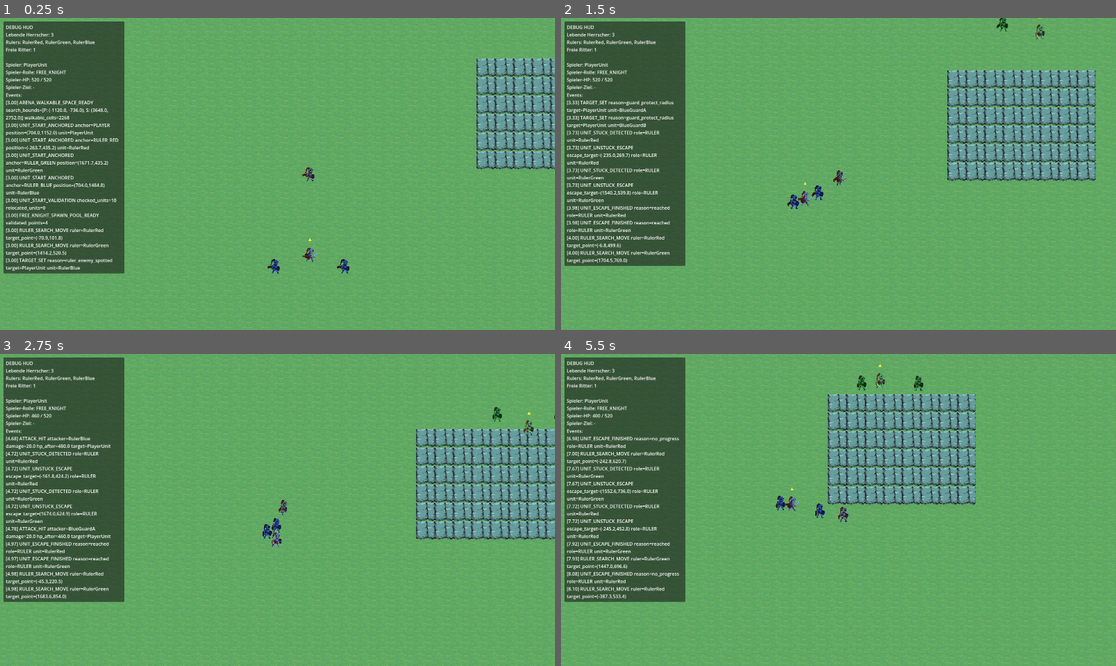
Above: before the commit, frames 1-4 (two rows, left to right).
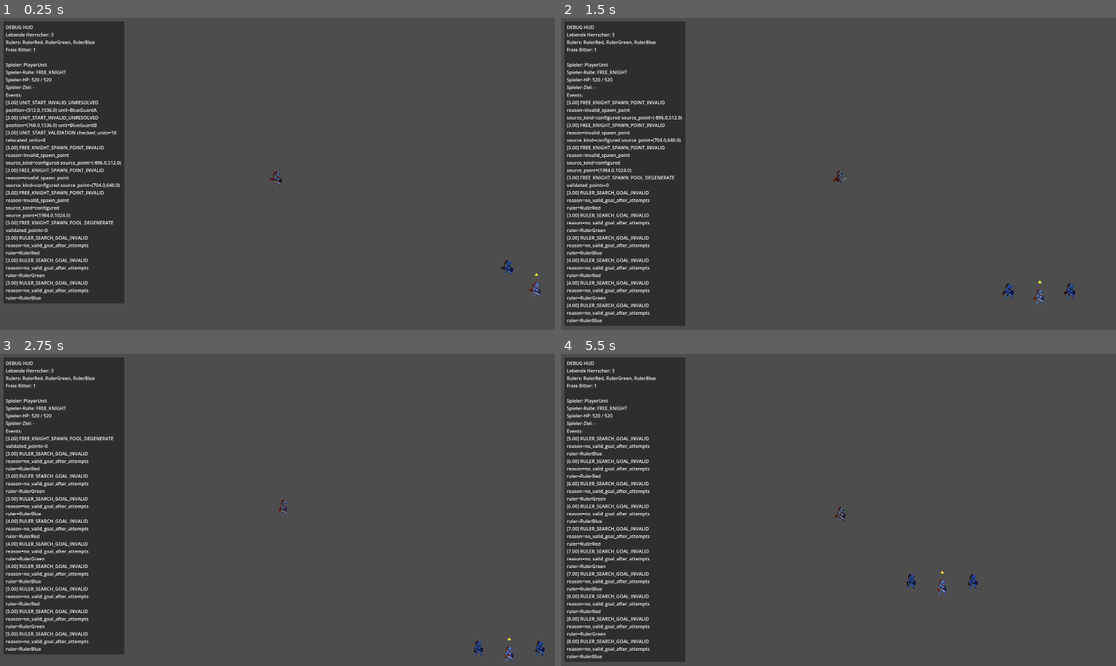
Above: after the commit, the same moments.

Repository: cblab/kingslayer
Game: Godot game, scene res://scenes/Main.tscn
The game is run twice, just before and just after one commit, with the same random seed, the same clock (stepped at 60 frames per second) and the same inputs.
Inputs (mouse positions are in pixels of both pictures, inside the frame that each line leads up to):
- Up to frame 1 (0.25 s): no input
- Up to frame 2 (1.5 s): move the mouse to (960, 158) at 0.52 s; click (960, 158) at 0.67 s; move the mouse to (727, 189) at 1.27 s; click (727, 189) at 1.42 s
- Up to frame 3 (2.75 s): move the mouse to (333, 441) at 2.02 s; click (333, 441) at 2.17 s
- Up to frame 4 (5.5 s): move the mouse to (810, 572) at 2.77 s; click (810, 572) at 2.92 s; move the mouse to (1005, 556) at 3.52 s; click (1005, 556) at 3.67 s; move the mouse to (672, 463) at 4.27 s; click (672, 463) at 4.42 s; move the mouse to (866, 510) at 5.02 s; click (866, 510) at 5.17 s

The runs differ from the first frame. In frame 1, 99% of the frame differs, in the area x 0-100%, y 0-100%; in frame 2, 98%; in frame 3, 98%; in frame 4, 99%.

Commit message:
Restructure world to editor-first TileMap layers

Diff:
--- /dev/null
+++ b/assets/Terrain/Tileset/environment_tileset.tres
@@ -0,0 +1,4 @@
+[gd_resource type="TileSet" format=3]
+
+resource_name = "environment_tileset"
+tile_size = Vector2i(64, 64)
--- a/scenes/World.tscn
+++ b/scenes/World.tscn
@@ -2,9 +2,12 @@
 
 [ext_resource type="Script" uid="uid://ddghdp5h632d3" path="res://scripts/world.gd" id="1_world_script"]
 [ext_resource type="PackedScene" path="res://scenes/units/Unit.tscn" id="2_unit_scene"]
+[ext_resource type="TileSet" path="res://assets/Terrain/Tileset/environment_tileset.tres" id="3_environment_tileset"]
 
 [node name="World" type="Node2D" unique_id=422315232]
 script = ExtResource("1_world_script")
+y_sort_enabled = true
+environment_tileset = ExtResource("3_environment_tileset")
 
 [node name="Environment" type="Node2D" parent="." unique_id=613762835]
 z_index = -100
@@ -13,23 +16,38 @@
 
 [node name="Water" type="TileMapLayer" parent="Environment/MapLayers"]
 z_index = 0
+tile_set = ExtResource("3_environment_tileset")
+
+[node name="FoamRocks" type="TileMapLayer" parent="Environment/MapLayers"]
+z_index = 5
+tile_set = ExtResource("3_environment_tileset")
 
 [node name="Ground" type="TileMapLayer" parent="Environment/MapLayers"]
 z_index = 10
+tile_set = ExtResource("3_environment_tileset")
 
 [node name="Shadows" type="TileMapLayer" parent="Environment/MapLayers"]
 z_index = 15
+tile_set = ExtResource("3_environment_tileset")
 
-[node name="Cliffs" type="TileMapLayer" parent="Environment/MapLayers"]
+[node name="Plateau" type="TileMapLayer" parent="Environment/MapLayers"]
 z_index = 20
+y_sort_enabled = true
+tile_set = ExtResource("3_environment_tileset")
 
 [node name="PropsGround" type="TileMapLayer" parent="Environment/MapLayers"]
 z_index = 40
 y_sort_enabled = true
+tile_set = ExtResource("3_environment_tileset")
 
 [node name="PropsPlateau" type="TileMapLayer" parent="Environment/MapLayers"]
 z_index = 50
 y_sort_enabled = true
+tile_set = ExtResource("3_environment_tileset")
+
+[node name="Clouds" type="TileMapLayer" parent="Environment/MapLayers"]
+z_index = 60
+tile_set = ExtResource("3_environment_tileset")
 
 [node name="TerrainCollision" type="Node2D" parent="Environment"]
 
--- a/scripts/world.gd
+++ b/scripts/world.gd
@@ -37,13 +37,7 @@
 const _ENV_COLLIDERS_ROOT_NAME := "TerrainCollision"
 const _ENVIRONMENT_ROOT_Z_INDEX := -100
 const _ENV_TILE_SIZE := Vector2i(64, 64)
-const _ENV_TERRAIN_TEXTURE_PATH := "res://assets/Terrain/Tileset/Tilemap_color3.png"
-const _ENV_WATER_TEXTURE_PATH := "res://assets/Terrain/Tileset/Water Background color.png"
-const _ENV_SHADOW_TEXTURE_PATH := "res://assets/Terrain/Tileset/Shadow.png"
-const _ENV_SOURCE_WATER := 100
-const _ENV_SOURCE_TERRAIN := 200
-const _ENV_SOURCE_SHADOW := 300
-const _TEST_MAP_VERSION := "tile_arena_v1"
+const _DEFAULT_ENV_TILESET_PATH := "res://assets/Terrain/Tileset/environment_tileset.tres"
 const _START_ANCHOR_PLAYER := "player"
 const _START_ANCHOR_RULER_RED := "ruler_red"
 const _START_ANCHOR_RULER_GREEN := "ruler_green"
@@ -57,11 +51,13 @@
 const _ARENA_BOUND_MARGIN := 32.0
 const _MAP_LAYER_CONFIGS := [
 	{"name": "Water", "z_index": 0, "y_sort_enabled": false, "y_sort_origin": 0},
+	{"name": "FoamRocks", "z_index": 5, "y_sort_enabled": false, "y_sort_origin": 0},
 	{"name": "Ground", "z_index": 10, "y_sort_enabled": false, "y_sort_origin": 0},
 	{"name": "Shadows", "z_index": 15, "y_sort_enabled": false, "y_sort_origin": 0},
-	{"name": "Cliffs", "z_index": 20, "y_sort_enabled": false, "y_sort_origin": 0},
+	{"name": "Plateau", "z_index": 20, "y_sort_enabled": true, "y_sort_origin": 0},
 	{"name": "PropsGround", "z_index": 40, "y_sort_enabled": true, "y_sort_origin": 0},
 	{"name": "PropsPlateau", "z_index": 50, "y_sort_enabled": true, "y_sort_origin": 0},
+	{"name": "Clouds", "z_index": 60, "y_sort_enabled": false, "y_sort_origin": 0},
 ]
 
 @onready var _debug_status_label: Label = $DebugHud/Panel/Margin/Content/StatusLabel
@@ -105,7 +101,7 @@
 	var environment_setup := _load_environment_tileset()
 	_apply_environment_tileset_to_layers(environment_setup.get("tileset", null) as TileSet)
 	_log_environment_tileset_state(environment_setup)
-	_build_tile_arena(environment_setup, layers)
+	_log_editor_tilemap_state(layers)
 	_rebuild_environment_colliders_from_tiles(layers)
 
 func _ensure_map_layers() -> Dictionary:
@@ -185,12 +181,12 @@
 		result["source_path"] = "<exported>"
 		return result
 
-	var runtime_tileset := _build_runtime_environment_tileset()
-	if runtime_tileset != null:
+	var default_tileset := load(_DEFAULT_ENV_TILESET_PATH) as TileSet
+	if default_tileset != null:
 		result["status"] = "ready"
 		result["ready"] = true
-		result["tileset"] = runtime_tileset
-		result["source_path"] = "<runtime:%s>" % _ENV_TERRAIN_TEXTURE_PATH
+		result["tileset"] = default_tileset
+		result["source_path"] = _DEFAULT_ENV_TILESET_PATH
 		return result
 
 	result["status"] = "missing"
@@ -225,115 +221,32 @@
 
 	_environment_tileset_state_logged = true
 
-func _build_runtime_environment_tileset() -> TileSet:
-	var terrain_texture := load(_ENV_TERRAIN_TEXTURE_PATH) as Texture2D
-	var water_texture := load(_ENV_WATER_TEXTURE_PATH) as Texture2D
-	var shadow_texture := load(_ENV_SHADOW_TEXTURE_PATH) as Texture2D
-	if terrain_texture == null or water_texture == null or shadow_texture == null:
-		return null
-
-	var tileset := TileSet.new()
-	tileset.tile_size = _ENV_TILE_SIZE
-
-	var water_source := TileSetAtlasSource.new()
-	water_source.texture = water_texture
-	water_source.texture_region_size = _ENV_TILE_SIZE
-	water_source.create_tile(Vector2i.ZERO)
-	tileset.add_source(water_source, _ENV_SOURCE_WATER)
-
-	var terrain_source := TileSetAtlasSource.new()
-	terrain_source.texture = terrain_texture
-	terrain_source.texture_region_size = _ENV_TILE_SIZE
-	for y in range(6):
-		for x in range(9):
-			terrain_source.create_tile(Vector2i(x, y))
-	tileset.add_source(terrain_source, _ENV_SOURCE_TERRAIN)
-
-	var shadow_source := TileSetAtlasSource.new()
-	shadow_source.texture = shadow_texture
-	shadow_source.texture_region_size = _ENV_TILE_SIZE
-	for y in range(3):
-		for x in range(3):
-			shadow_source.create_tile(Vector2i(x, y))
-	tileset.add_source(shadow_source, _ENV_SOURCE_SHADOW)
-
-	return tileset
-
 func _get_missing_environment_asset_paths() -> Array[String]:
 	var missing: Array[String] = []
-	for path in [
-		_ENV_TERRAIN_TEXTURE_PATH,
-		_ENV_WATER_TEXTURE_PATH,
-		_ENV_SHADOW_TEXTURE_PATH,
-	]:
+	for path in [_DEFAULT_ENV_TILESET_PATH]:
 		if not ResourceLoader.exists(path):
 			missing.append(path)
 	return missing
 
+func _log_editor_tilemap_state(layers: Dictionary) -> void:
+	var used_counts := {}
+	for layer_name in layers.keys():
+		var layer := layers[layer_name] as TileMapLayer
+		if layer == null:
+			continue
+		used_counts[layer_name] = layer.get_used_cells().size()
+	log_event("EDITOR_TILEMAP_STATE", {
+		"layers": used_counts,
+	})
+
 func _map_layers_have_tiles(layers: Dictionary) -> bool:
-	for layer_name in ["Water", "Ground", "Cliffs", "Shadows"]:
+	for layer_name in ["Water", "Ground", "Plateau", "Shadows"]:
 		var layer := layers.get(layer_name, null) as TileMapLayer
 		if layer == null:
 			continue
 		if not layer.get_used_cells().is_empty():
 			return true
 	return false
-
-func _build_tile_arena(environment_setup: Dictionary, layers: Dictionary) -> void:
-	var tileset := environment_setup.get("tileset", null) as TileSet
-	if tileset == null:
-		log_event("TILE_ARENA_SKIPPED", {
-			"reason": "missing_environment_tileset",
-		})
-		return
-
-	var tile_refs := _pick_test_island_tile_refs(tileset)
-	if tile_refs.is_empty():
-		log_event("TILE_ARENA_SKIPPED", {
-			"reason": "tileset_has_no_atlas_tiles",
-		})
-		return
-
-	for layer_name in layers.keys():
-		var layer := layers[layer_name] as TileMapLayer
-		if layer == null:
-			continue
-		layer.clear()
-
-	var water_layer := layers.get("Water", null) as TileMapLayer
-	var ground_layer := layers.get("Ground", null) as TileMapLayer
-	var shadow_layer := layers.get("Shadows", null) as TileMapLayer
-	var cliff_layer := layers.get("Cliffs", null) as TileMapLayer
-
-	var ground_rect := Rect2i(Vector2i(-18, -12), Vector2i(58, 44))
-	var water_rect := ground_rect.grow(6)
-	var border_cliffs := _build_border_cliff_cells(ground_rect)
-	var interior_cliffs := _build_interior_cliff_cells()
-	var all_cliffs := border_cliffs + interior_cliffs
-	var shadow_cells := _build_border_shadow_cells(ground_rect)
-
-	_paint_rect(water_layer, water_rect, tile_refs.get("Water", {}))
-	_paint_rect(ground_layer, ground_rect, tile_refs.get("Ground", {}))
-	_paint_cells(cliff_layer, all_cliffs, tile_refs.get("Cliffs", {}))
-	_paint_cells(shadow_layer, shadow_cells, tile_refs.get("Shadows", {}))
-
-	for layer_name in ["PropsGround", "PropsPlateau"]:
-		var props_layer := layers.get(layer_name, null) as TileMapLayer
-		if props_layer != null:
-			props_layer.clear()
-
-	for layer_node in [water_layer, ground_layer, cliff_layer, shadow_layer]:
-		if layer_node != null:
-			layer_node.update_internals()
-
-	log_event("TILE_ARENA_BUILT", {
-		"ground_rect": ground_rect,
-		"water_rect": water_rect,
-		"border_cliff_cells": border_cliffs.size(),
-		"interior_cliff_cells": interior_cliffs.size(),
-		"map_version": _TEST_MAP_VERSION,
-		"tileset": str(environment_setup.get("source_path", "<runtime>")),
-	})
 
 func _rebuild_environment_colliders_from_tiles(layers: Dictionary) -> void:
 	var colliders_root := _ensure_environment_colliders_root()
@@ -361,7 +274,7 @@
 		for cell in ground_layer.get_used_cells():
 			ground_cells[cell] = true
 
-	var cliff_layer := layers.get("Cliffs", null) as TileMapLayer
+	var cliff_layer := _get_plateau_layer(layers)
 	if cliff_layer != null:
 		for cell in cliff_layer.get_used_cells():
 			cliff_total += 1
@@ -383,6 +296,13 @@
 		"ground_cells": ground_cells.size(),
 	})
 	return blocked_cells
+
+func _get_plateau_layer(layers: Dictionary) -> TileMapLayer:
+	return (
+		layers.get("Plateau", null) as TileMapLayer
+		if layers.has("Plateau")
+		else layers.get("Cliffs", null) as TileMapLayer
+	)
 
 func _add_environment_colliders_for_blocked_cells(parent: Node, blocked_cells: Dictionary) -> int:
 	if parent == null or blocked_cells.is_empty():
@@ -439,185 +359,6 @@
 	body.add_child(shape)
 	return 1
 
-func _build_border_cliff_cells(ground_rect: Rect2i) -> Array[Vector2i]:
-	var cells: Array[Vector2i] = []
-	for y in range(ground_rect.position.y, ground_rect.end.y):
-		for x in range(ground_rect.position.x, ground_rect.end.x):
-			if x == ground_rect.position.x \
-			or x == ground_rect.end.x - 1 \
-			or y == ground_rect.position.y \
-			or y == ground_rect.end.y - 1:
-				cells.append(Vector2i(x, y))
-	return cells
-
-func _build_interior_cliff_cells() -> Array[Vector2i]:
-	var cells: Array[Vector2i] = []
-	for y in range(-1, 5):
-		for x in range(4, 10):
-			cells.append(Vector2i(x, y))
-	for y in range(12, 18):
-		for x in range(20, 28):
-			cells.append(Vector2i(x, y))
-	return cells
-
-func _build_border_shadow_cells(ground_rect: Rect2i) -> Array[Vector2i]:
-	var cells: Array[Vector2i] = []
-	for x in range(ground_rect.position.x, ground_rect.end.x):
-		cells.append(Vector2i(x, ground_rect.position.y + 1))
-	return cells
-
-func _pick_test_island_tile_refs(tileset: TileSet) -> Dictionary:
-	var preferred_tile_refs := {
-		"Water": _make_tile_ref(_ENV_SOURCE_WATER, Vector2i(0, 0)),
-		"Ground": _make_tile_ref(_ENV_SOURCE_TERRAIN, Vector2i(1, 1)),
-		"Cliffs": _make_tile_ref(_ENV_SOURCE_TERRAIN, Vector2i(6, 4)),
-		"Shadows": _make_tile_ref(_ENV_SOURCE_SHADOW, Vector2i(1, 1)),
-		"PropsGround": _make_tile_ref(_ENV_SOURCE_TERRAIN, Vector2i(2, 1)),
-		"PropsPlateau": _make_tile_ref(_ENV_SOURCE_TERRAIN, Vector2i(8, 4)),
-	}
-	if _tileset_has_tile_ref(tileset, preferred_tile_refs["Water"]) \
-	and _tileset_has_tile_ref(tileset, preferred_tile_refs["Ground"]) \
-	and _tileset_has_tile_ref(tileset, preferred_tile_refs["Cliffs"]) \
-	and _tileset_has_tile_ref(tileset, preferred_tile_refs["Shadows"]):
-		return preferred_tile_refs
-
-	var atlas_tile_refs := _collect_tileset_atlas_tile_refs(tileset)
-	var single_cell_tile_refs := _collect_tileset_atlas_tile_refs(tileset, true)
-	var tile_refs_pool := single_cell_tile_refs if not single_cell_tile_refs.is_empty() else atlas_tile_refs
-	if tile_refs_pool.is_empty():
-		return {}
-
-	var water_candidates := _filter_tile_refs_by_source_keywords(tile_refs_pool, [
-		"water background",
-		"water",
-	])
-	if water_candidates.is_empty():
-		water_candidates = tile_refs_pool
-	var terrain_candidates := _filter_tile_refs_by_source_keywords(tile_refs_pool, [
-		"tilemap_color3",
-		"tilemap",
-		"terrain",
-	])
-	if terrain_candidates.is_empty():
-		terrain_candidates = tile_refs_pool
-	var shadow_candidates := _filter_tile_refs_by_source_keywords(tile_refs_pool, [
-		"shadow",
-	])
-	if shadow_candidates.is_empty():
-		shadow_candidates = terrain_candidates
-
-	var ground_candidates := _filter_tile_refs_by_atlas_x_range(terrain_candidates, 0, 4)
-	if ground_candidates.is_empty():
-		ground_candidates = terrain_candidates
-
-	var cliff_candidates := _filter_tile_refs_by_atlas_x_range(terrain_candidates, 5, 8)
-	if cliff_candidates.is_empty():
-		cliff_candidates = terrain_candidates
-
-	return {
-		"Water": _get_tile_ref_or_first(water_candidates, 0),
-		"Ground": _get_tile_ref_or_first(ground_candidates, 0),
-		"Cliffs": _get_tile_ref_or_first(cliff_candidates, 0),
-		"Shadows": _get_tile_ref_or_first(shadow_candidates, 0),
-		"PropsGround": _get_tile_ref_or_first(ground_candidates, 1),
-		"PropsPlateau": _get_tile_ref_or_first(cliff_candidates, 1),
-	}
-
-func _collect_tileset_atlas_tile_refs(tileset: TileSet, single_cell_only := false) -> Array[Dictionary]:
-	var refs: Array[Dictionary] = []
-	if tileset == null:
-		return refs
-
-	for source_index in tileset.get_source_count():
-		var source_id := tileset.get_source_id(source_index)
-		var source := tileset.get_source(source_id)
-		if not (source is TileSetAtlasSource):
-			continue
-		var atlas_source := source as TileSetAtlasSource
-
-		for tile_index in atlas_source.get_tiles_count():
-			var atlas_coords := atlas_source.get_tile_id(tile_index)
-			var tile_size_in_atlas: Vector2i = atlas_source.get_tile_size_in_atlas(atlas_coords)
-			if single_cell_only and tile_size_in_atlas != Vector2i.ONE:
-				continue
-			var alternative_id := 0
-			if atlas_source.get_alternative_tiles_count(atlas_coords) > 0:
-				alternative_id = atlas_source.get_alternative_tile_id(atlas_coords, 0)
-			var texture_path := ""
-			if atlas_source.texture != null:
-				texture_path = atlas_source.texture.resource_path.to_lower()
-			refs.append({
-				"source_id": source_id,
-				"atlas_coords": atlas_coords,
-				"alternative_tile": alternative_id,
-				"tile_size_in_atlas": tile_size_in_atlas,
-				"source_path": texture_path,
-			})
-
-	return refs
-
-func _filter_tile_refs_by_source_keywords(tile_refs: Array[Dictionary], keywords: Array[String]) -> Array[Dictionary]:
-	var matches: Array[Dictionary] = []
-	for tile_ref in tile_refs:
-		var source_path := str(tile_ref.get("source_path", "")).to_lower()
-		for keyword in keywords:
-			if source_path.contains(keyword):
-				matches.append(tile_ref)
-				break
-	return matches
-
-func _filter_tile_refs_by_atlas_x_range(tile_refs: Array[Dictionary], min_x: int, max_x: int) -> Array[Dictionary]:
-	var matches: Array[Dictionary] = []
-	for tile_ref in tile_refs:
-		var atlas_coords := tile_ref.get("atlas_coords", Vector2i.ZERO) as Vector2i
-		if atlas_coords.x < min_x or atlas_coords.x > max_x:
-			continue
-		matches.append(tile_ref)
-	return matches
-
-func _get_tile_ref_or_first(tile_refs: Array[Dictionary], index: int) -> Dictionary:
-	if tile_refs.is_empty():
-		return {}
-	return tile_refs[min(index, tile_refs.size() - 1)]
-
-func _make_tile_ref(source_id: int, atlas_coords: Vector2i, alternative_tile: int = 0) -> Dictionary:
-	return {
-		"source_id": source_id,
-		"atlas_coords": atlas_coords,
-		"alternative_tile": alternative_tile,
-	}
-
-func _tileset_has_tile_ref(tileset: TileSet, tile_ref: Dictionary) -> bool:
-	if tileset == null or tile_ref.is_empty():
-		return false
-	var source_id := int(tile_ref.get("source_id", -1))
-	var source := tileset.get_source(source_id)
-	if not (source is TileSetAtlasSource):
-		return false
-	return source.has_tile(tile_ref.get("atlas_coords", Vector2i(-1, -1)))
-
-func _paint_rect(layer: TileMapLayer, rect: Rect2i, tile_ref: Dictionary) -> void:
-	if layer == null or tile_ref.is_empty():
-		return
-
-	for y in range(rect.position.y, rect.position.y + rect.size.y):
-		for x in range(rect.position.x, rect.position.x + rect.size.x):
-			_set_layer_cell(layer, Vector2i(x, y), tile_ref)
-
-func _paint_cells(layer: TileMapLayer, cells: Array[Vector2i], tile_ref: Dictionary) -> void:
-	if layer == null or tile_ref.is_empty():
-		return
-
-	for coords in cells:
-		_set_layer_cell(layer, coords, tile_ref)
-
-func _set_layer_cell(layer: TileMapLayer, coords: Vector2i, tile_ref: Dictionary) -> void:
-	layer.set_cell(
-		coords,
-		int(tile_ref.get("source_id", -1)),
-		tile_ref.get("atlas_coords", Vector2i(-1, -1)),
-		int(tile_ref.get("alternative_tile", 0))
-	)
 
 func _refresh_arena_walkable_space() -> void:
 	_arena_walkable_cells.clear()
@@ -633,7 +374,7 @@
 		ground_cells[cell] = true
 
 	var cliff_cells := {}
-	var cliff_layer := layers.get("Cliffs", null) as TileMapLayer
+	var cliff_layer := _get_plateau_layer(layers)
 	if cliff_layer != null:
 		for cell in cliff_layer.get_used_cells():
 			cliff_cells[cell] = true
